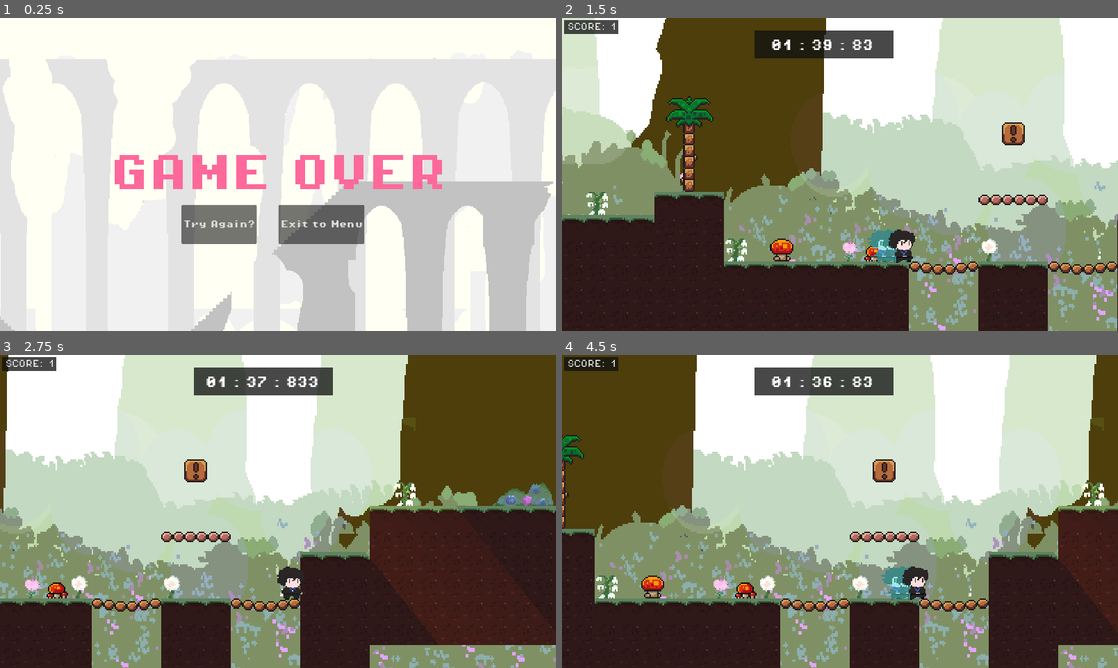
Above: before the commit, frames 1-4 (two rows, left to right).
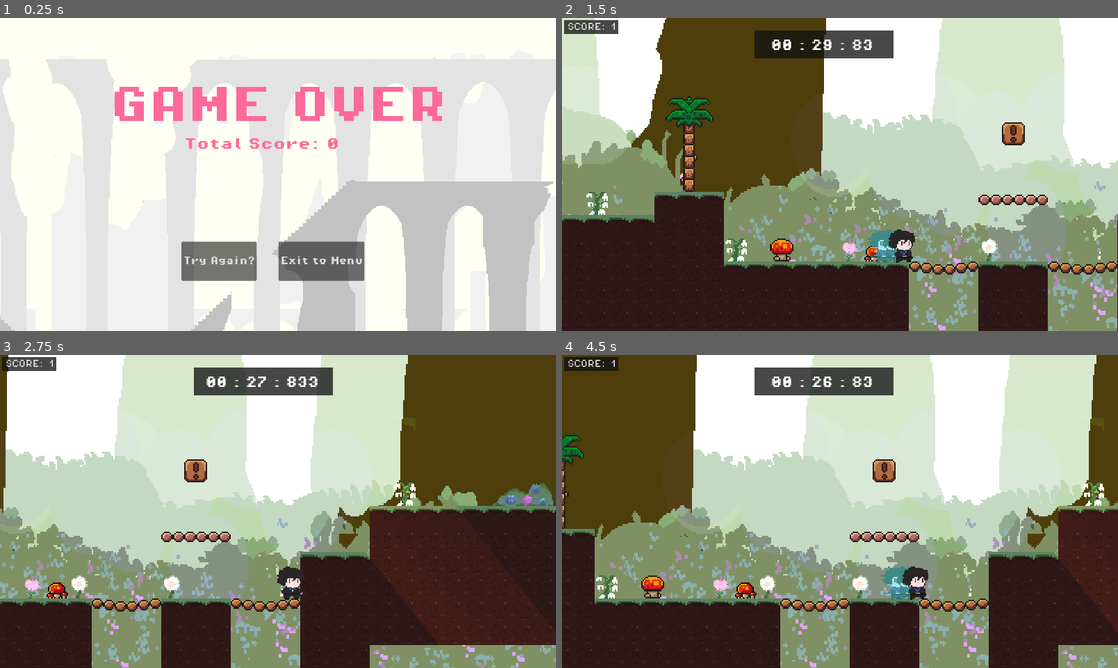
Above: after the commit, the same moments.

Repository: ajpolintan/GMTK_GameJam
Game: Godot game, scene res://Scenes/game_over.tscn
The game is run twice, just before and just after one commit, with the same random seed, the same clock (stepped at 60 frames per second) and the same inputs. This scene is started directly instead of the project's main scene.
Inputs (mouse positions are in pixels of both pictures, inside the frame that each line leads up to):
- Up to frame 1 (0.25 s): no input
- Up to frame 2 (1.5 s): click "Try Again?" at 0.5 s; tap Enter at 1.25 s; move the mouse to (962, 158) at 1.27 s; hold Right (move_right) from 1.28 s (still down); tap Shift (dash) at 1.35 s
- Up to frame 3 (2.75 s): keep holding Right (move_right); tap Space (jump) at 1.52, 2.27 s; move the mouse to (166, 527) at 2.02 s; right-click (166, 527) at 2.1 s
- Up to frame 4 (4.5 s): move the mouse to (895, 442) at 2.77 s; release Right (move_right) at 2.78 s; hold Left (move_left) 2.78-3.53 s; tap Shift (dash) at 2.85, 4.35 s; move the mouse to (812, 574) at 3.52 s; hold Right (move_right) from 3.53 s (still down); right-click (812, 574) at 3.6 s; tap Space (jump) at 3.77 s; move the mouse to (1006, 558) at 4.27 s

The runs differ from the first frame. In frame 1, 13% of the frame differs, in the area x 20-80%, y 22-84%; in frame 2, less than 0.1%; in frame 3, less than 0.1%; in frame 4, less than 0.1%.

Commit message:
Added Score Display

Diff:
--- a/Scenes/game_over.tscn
+++ b/Scenes/game_over.tscn
@@ -13,6 +13,25 @@
 grow_vertical = 2
 script = ExtResource("1_jawtr")
 
+[node name="TotalScore" type="Label" parent="."]
+layout_mode = 1
+anchors_preset = 8
+anchor_left = 0.5
+anchor_top = 0.5
+anchor_right = 0.5
+anchor_bottom = 0.5
+offset_left = -195.0
+offset_top = -104.0
+offset_right = 504.0
+offset_bottom = -22.0
+grow_horizontal = 2
+grow_vertical = 2
+theme_override_colors/font_color = Color(0.991815, 0.413462, 0.604176, 1)
+theme_override_fonts/font = ExtResource("1_kirp8")
+theme_override_font_sizes/font_size = 26
+text = "Your Score: "
+vertical_alignment = 1
+
 [node name="Label" type="Label" parent="."]
 layout_mode = 1
 anchors_preset = 8
@@ -20,10 +39,10 @@
 anchor_top = 0.5
 anchor_right = 0.5
 anchor_bottom = 0.5
-offset_left = -20.0
-offset_top = -11.5
-offset_right = 20.0
-offset_bottom = 11.5
+offset_left = -349.5
+offset_top = -182.0
+offset_right = 349.5
+offset_bottom = -100.0
 grow_horizontal = 2
 grow_vertical = 2
 theme_override_colors/font_color = Color(0.991815, 0.413462, 0.604176, 1)
@@ -38,10 +57,10 @@
 anchor_top = 0.5
 anchor_right = 0.5
 anchor_bottom = 0.5
-offset_left = -144.0
-offset_top = 63.0
-offset_right = 123.0
-offset_bottom = 144.0
+offset_left = -200.0
+offset_top = 139.0
+offset_right = 179.0
+offset_bottom = 220.0
 grow_horizontal = 2
 grow_vertical = 2
 size_flags_horizontal = 4
--- /dev/null
+++ b/Scripts/Global.gd
@@ -0,0 +1,12 @@
+extends Node
+
+var score = 0
+
+# Called when the node enters the scene tree for the first time.
+func _ready() -> void:
+	pass # Replace with function body.
+
+
+# Called every frame. 'delta' is the elapsed time since the previous frame.
+func _process(delta: float) -> void:
+	pass
--- a/Scripts/game.gd
+++ b/Scripts/game.gd
@@ -16,6 +16,7 @@
 	cards.connect(Callable(deck, "_on_cards"))
 
 	load_level("res://Scenes/map1.tscn")
+
 
 func load_level(path: String):
 	if curLevel:
--- a/Scripts/game_over.gd
+++ b/Scripts/game_over.gd
@@ -1,9 +1,12 @@
 extends Control
+
 
 
 # Called when the node enters the scene tree for the first time.
 func _ready() -> void:
+	$TotalScore.text = "Total Score: %d" % Global.score
 	pass # Replace with function body.
+
 
 
 # Called every frame. 'delta' is the elapsed time since the previous frame.
@@ -12,6 +15,7 @@
 
 
 func _on_try_again_pressed() -> void:
+	Global.score = 0
 	get_tree().change_scene_to_file("res://Scenes/Game.tscn")
 
 
--- a/Scripts/main_menu.gd
+++ b/Scripts/main_menu.gd
@@ -11,6 +11,7 @@
 func _on_start_pressed() -> void:
 	print("Start pressed")
 	sfx_select.play()
+	Global.score = 0
 	get_tree().change_scene_to_file("res://Scenes/Game.tscn")
 	pass # Replace with function body.
 
--- a/Scripts/timer.gd
+++ b/Scripts/timer.gd
@@ -1,6 +1,6 @@
 extends Control
 
-var time = 100.0
+var time = 30
 var level = 0
 var stopped = false
 
@@ -11,11 +11,11 @@
 	addScore()
 
 func addScore():
-	level += 1
+	Global.score += 1
 	update_score_label()
 
 func update_score_label():
-	$Score.text = "Score: %d" % level
+	$Score.text = "Score: %d" % Global.score
 
 func _process(delta):
 	if stopped:
@@ -34,5 +34,5 @@
 	var actual_string = format_string % [minute, sec, msec]
 	$Countdown.text = actual_string
 
-	if (time < 1) :
+	if (time <= 0) :
 		get_tree().change_scene_to_file("res://Scenes/game_over.tscn")
--- a/project.godot
+++ b/project.godot
@@ -18,6 +18,7 @@
 [autoload]
 
 AudioPlayer="*res://Scenes/Global/audio_player.tscn"
+Global="*res://Scripts/Global.gd"
 
 [display]
 
